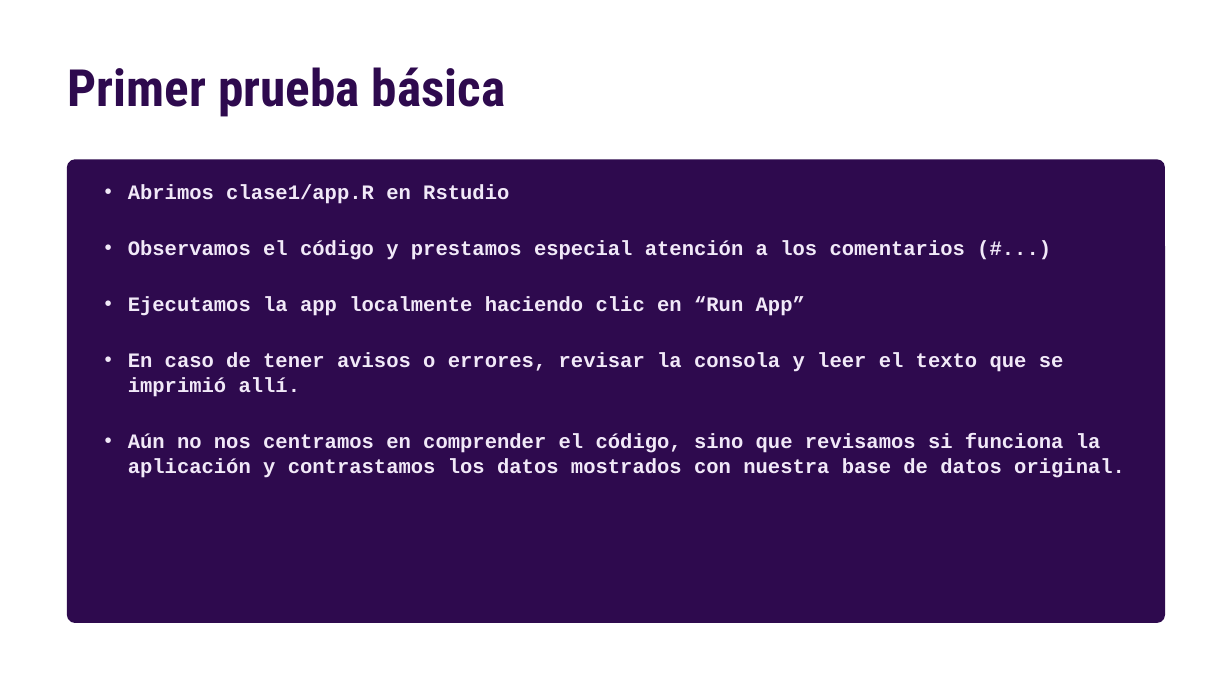
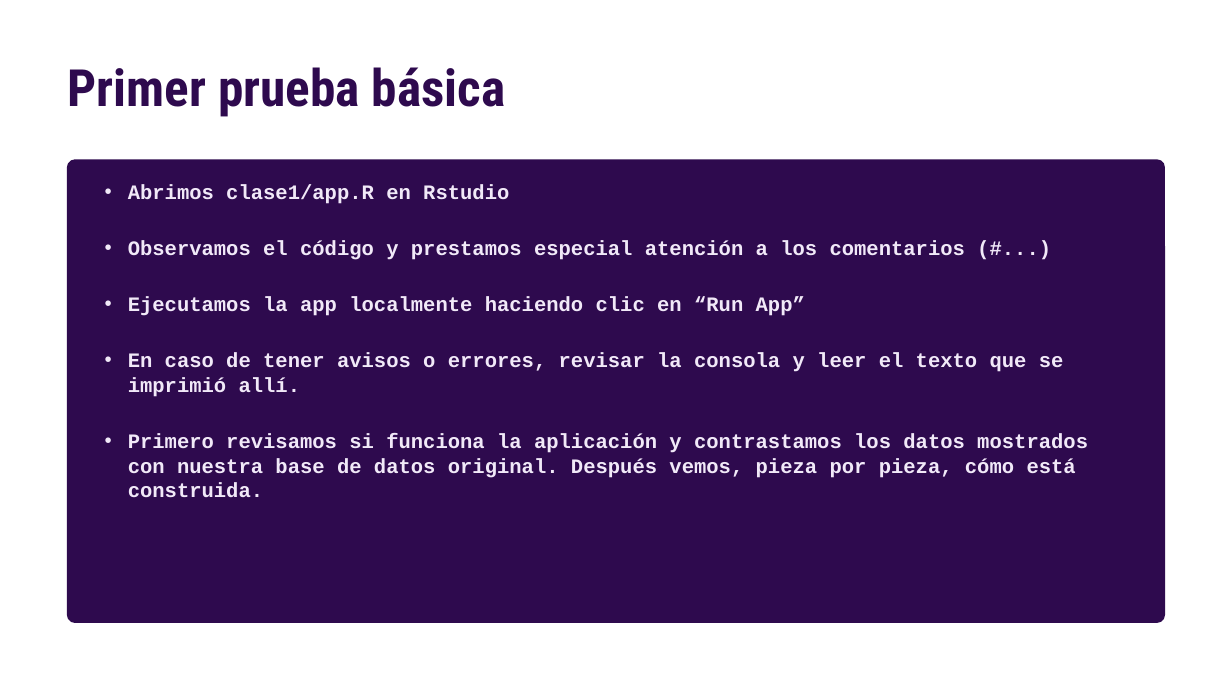
Before and after one commit to nahura99/visualizacion_datos_shiny, a slide deck: slide 12 of clase1/clase1.pptx (slide 10 before the commit). Drawn at 1232x693 pixels with LibreOffice and Linux fonts; fonts in the diff are those of the drawing. Boxes give left, top, right and bottom in pixels: in the first picture for what was removed or moved away, otherwise in the second. Text is boxed around its words. In the diff, an @@ line names an element or a change of style, - is before the commit and + after.

Commit message:
Reestructurar el curso en 7 clases y una Clase Extra
- Clase 1 junta la presentación y la nivelación de la vieja 1b. La app de la
  tabla pasa al estilo del curso y se suma primeros_pasos.R.
- Clase 7 junta estética y navegación con la app final y su publicación.
  Queda solo la app final, con datos/ y deploy.R.
- revisor_corpus pasa a ser la Clase Extra (clase_extra.pptx).
- Se borran clase1b, clase8 y los PDF viejos.
- README, datos/README.md y preparar_elecciones_2024.R con la nueva numeración.

```diff
--- a/clase1/clase1.pptx
+++ b/clase1/clase1.pptx
@@ text at bbox=[128, 433, 1088, 498]: text changed @@
-• Aún no nos centramos en comprender el código, sino que revisamos si funciona la aplicación y contrastamos los datos mostrados con nuestra base de datos original.
+• Primero revisamos si funciona la aplicación y contrastamos los datos mostrados con nuestra base de datos original. Después vemos, pieza por pieza, cómo está construida.
```
Also in this commit, not shown: 4 other slides changed, 8 slides added, 1 slide removed, 23 other files.
